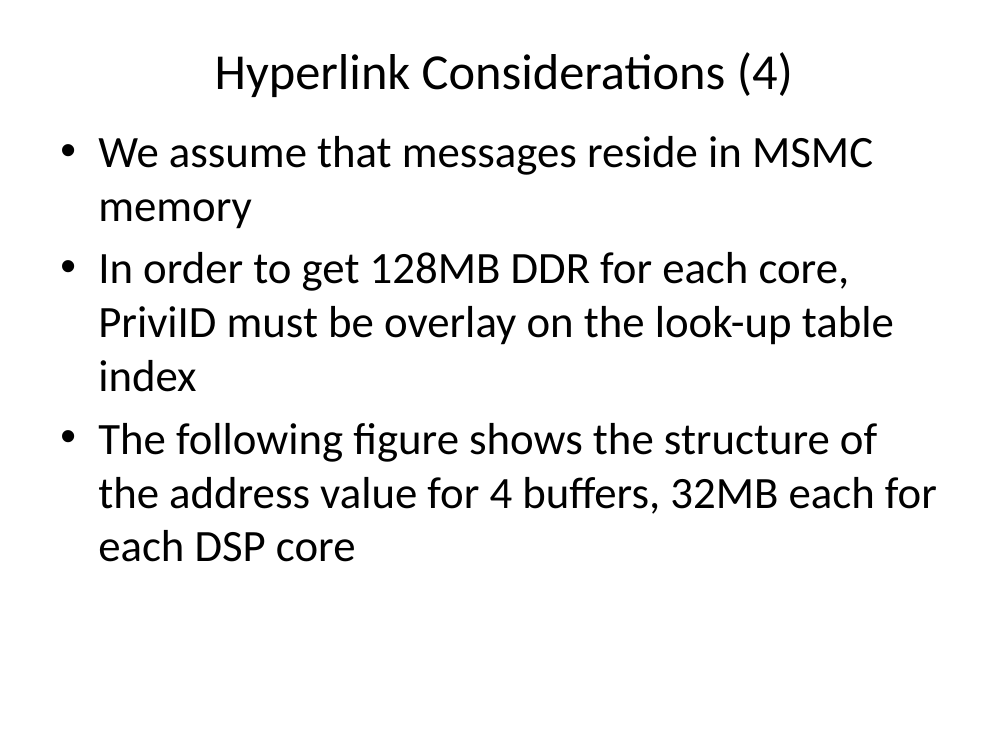
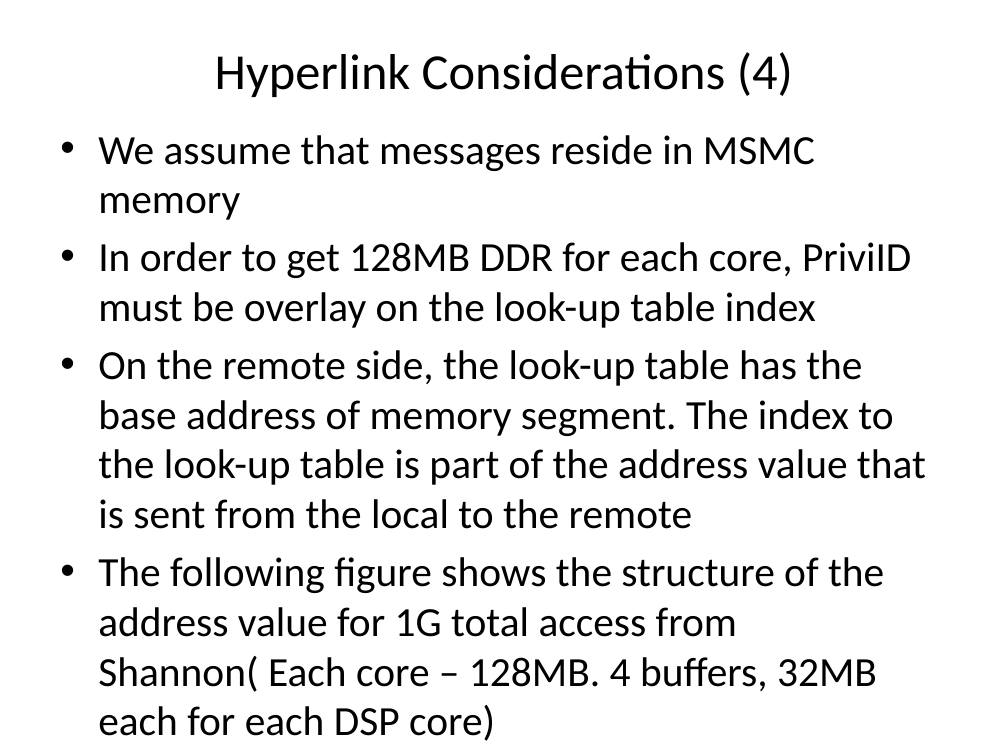
Before and after one commit to hari1989/keystone-workshop, a slide deck: slide 27 of preliminary/Working/presentations/Implementation_of_ProDrive_Model.pptx (slide 26 before the commit). Drawn at 1008x756 pixels with LibreOffice and Linux fonts; fonts in the diff are those of the drawing. Boxes give left, top, right and bottom in pixels: in the first picture for what was removed or moved away, otherwise in the second. Text is boxed around its words. In the diff, an @@ line names an element or a change of style, - is before the commit and + after.

```diff
--- a/preliminary/Working/presentations/Implementation_of_ProDrive_Model.pptx
+++ b/preliminary/Working/presentations/Implementation_of_ProDrive_Model.pptx
@@ text at box(98, 135, 911, 328): size 32 to 29.6 pt in "We assume that messages reside in MSMC ...", "In order to get 128MB DDR for ..." @@
@@ text at box(98, 350, 926, 692): text changed; size 32 to 29.6 pt @@
-• The following figure shows the structure of the address value for 4 buffers, 32MB each for each DSP core
+• On the remote side, the look-up table has the base address of memory segment. The index to the look-up table is part of the address value that is sent from the local to the remote
+• The following figure shows the structure of the address value for 1G total access from Shannon( Each core – 128MB. 4 buffers, 32MB each for each DSP core)
```
Also in this commit, not shown: 21 other slides changed, 34 slides added.
